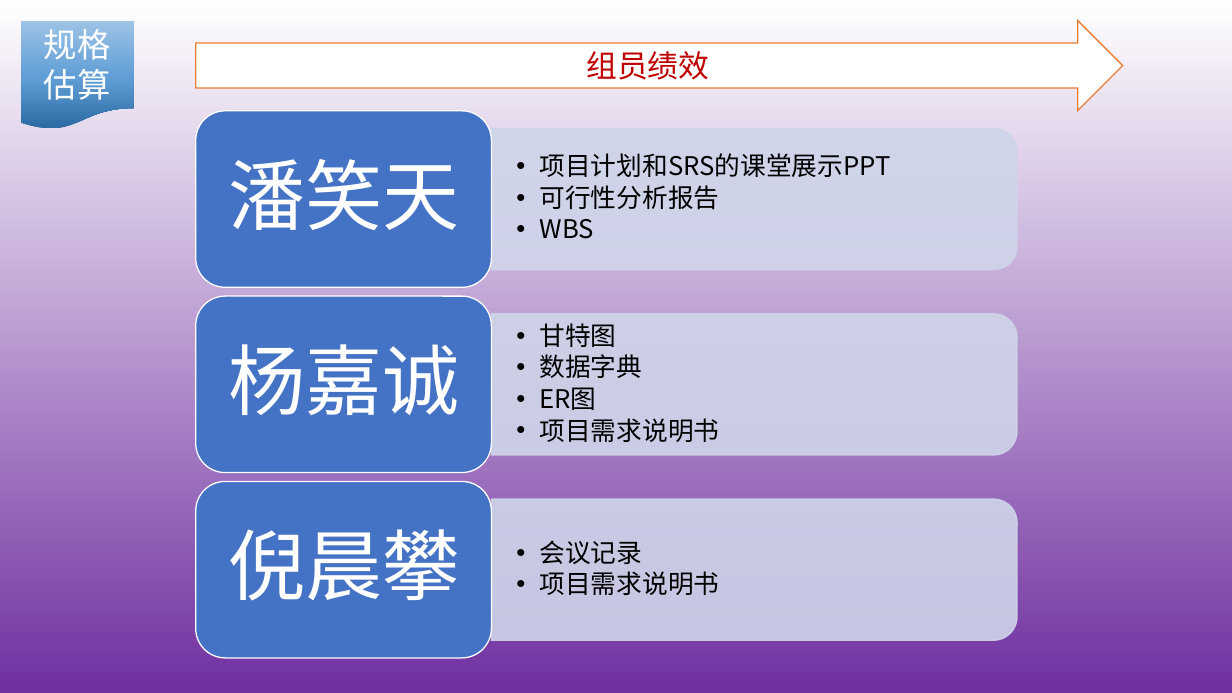
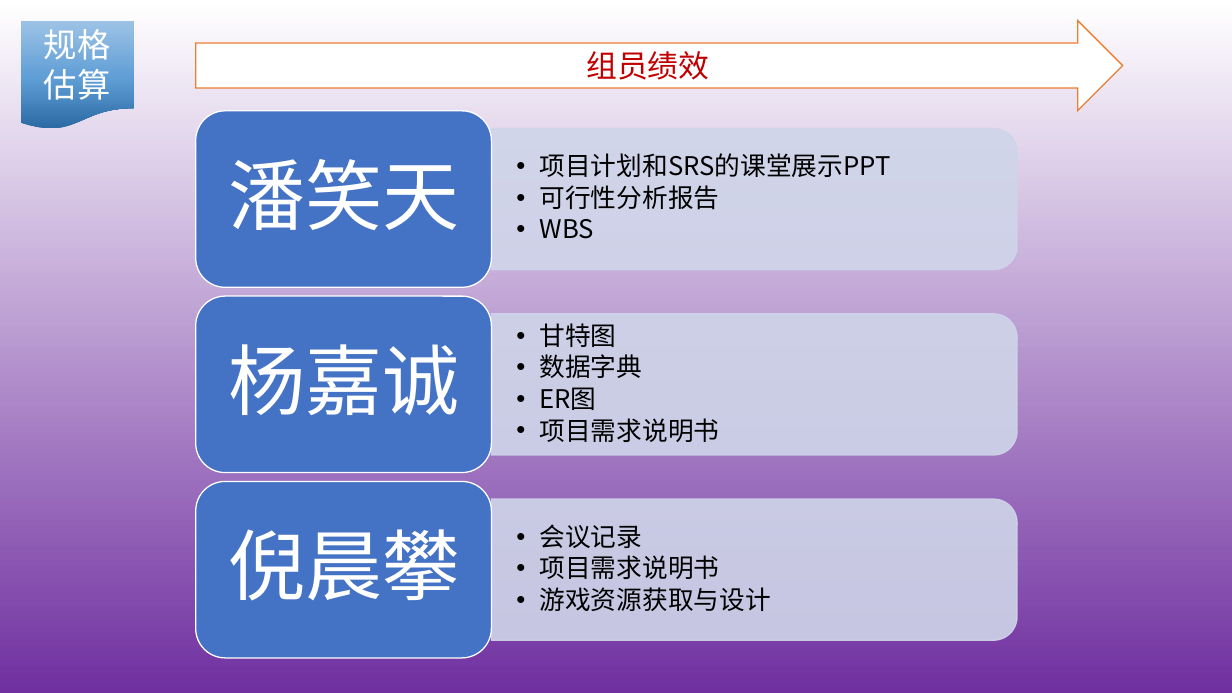
Before and after one commit to SE2017-G01/TowerDefense-game, a slide deck: slide 18 of Introduction/课堂展示/项目需求说明书.pptx (slide 14 before the commit). Drawn at 1232x693 pixels with LibreOffice and Linux fonts; fonts in the diff are those of the drawing. Boxes give left, top, right and bottom in pixels: in the first picture for what was removed or moved away, otherwise in the second. Text is boxed around its words. In the diff, an @@ line names an element or a change of style, - is before the commit and + after.

```diff
--- a/Introduction/课堂展示/项目需求说明书.pptx
+++ b/Introduction/课堂展示/项目需求说明书.pptx
@@ text at box(540, 587, 771, 611): paragraph added @@
+  • 游戏资源获取与设计
```
Also in this commit, not shown: 4 slides added.
